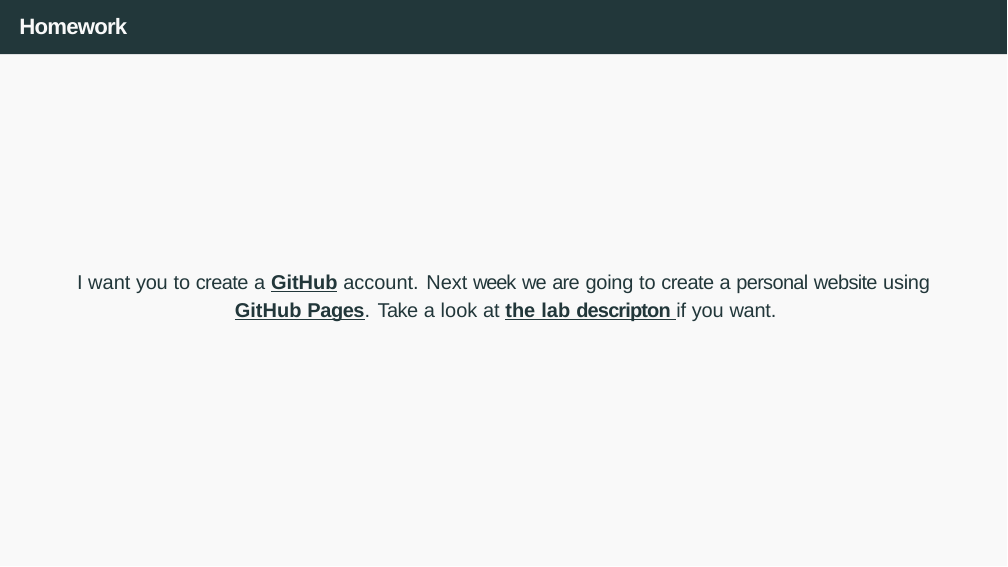
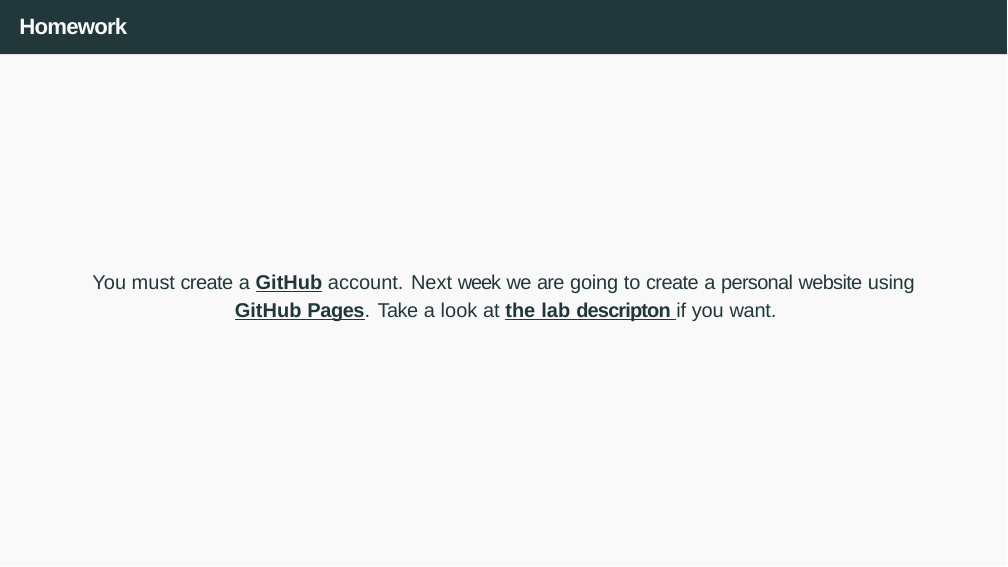
Before and after one commit to joanpaucm/HPDCB, a slide deck: slide 35 of src/slides/Session 1 and 2 - Introduction to Cloud Computing + Github Pages-2026.pptx (slide 36 before the commit). Drawn at 1008x567 pixels with LibreOffice and Linux fonts; fonts in the diff are those of the drawing. Boxes give left, top, right and bottom in pixels: in the first picture for what was removed or moved away, otherwise in the second. Text is boxed around its words. In the diff, an @@ line names an element or a change of style, - is before the commit and + after.

```diff
--- a/src/slides/Session 1 and 2 - Introduction to Cloud Computing + Github Pages-2026.pptx
+++ b/src/slides/Session 1 and 2 - Introduction to Cloud Computing + Github Pages-2026.pptx
@@ text at (x1=92, y1=274, x2=915, y2=293): text changed @@
-I want you to create a GitHub account. Next week we are going to create a personal website using
+You must create a GitHub account. Next week we are going to create a personal website using
```
Also in this commit, not shown: 1 slide removed, 3 other files.
